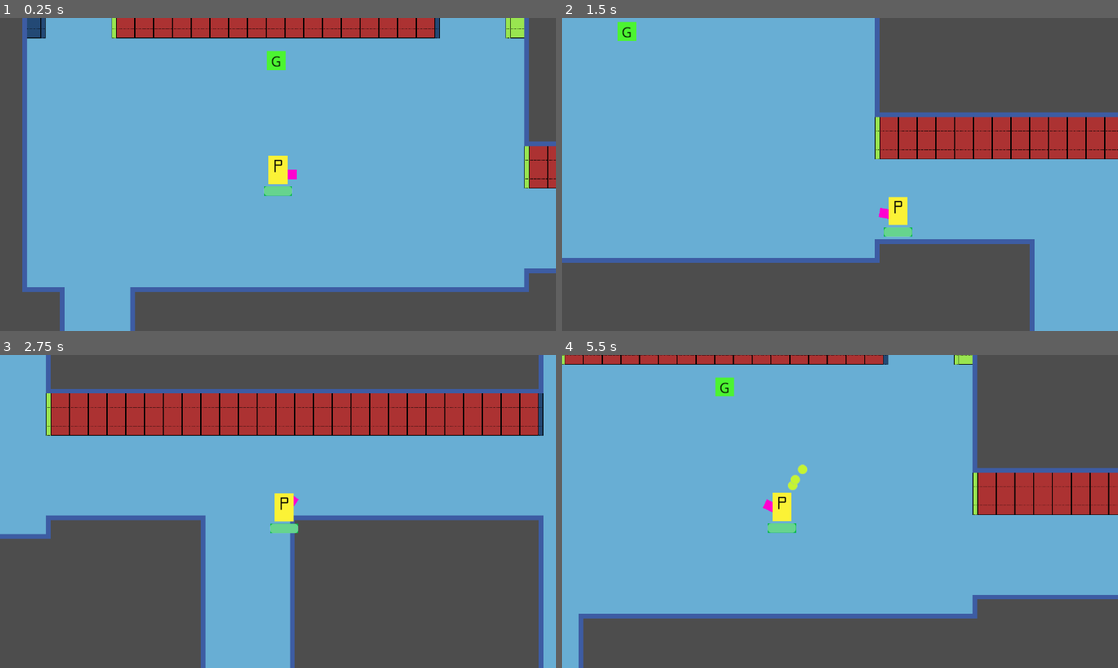
Above: before the commit, frames 1-4 (two rows, left to right).
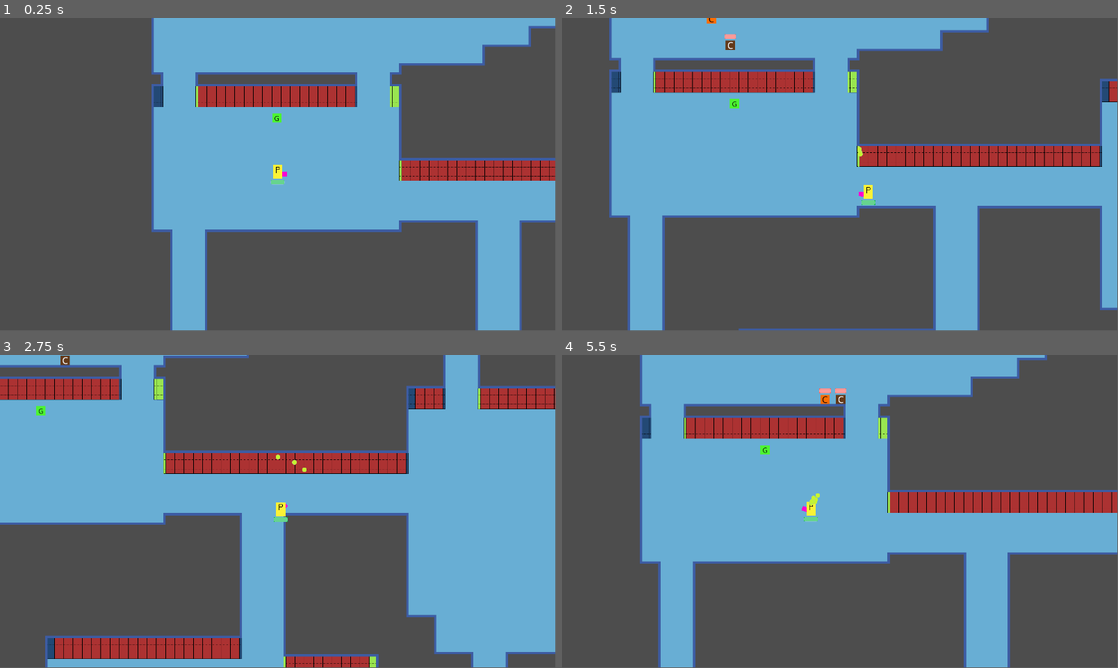
Above: after the commit, the same moments.

Repository: amenrio/techo-de-cristal
Game: Godot game, scene res://02_scenes/03_levels/level_alpha.tscn
Same seed, same stepped clock (60 frames per second), same inputs: the game is played once before the commit and once after it.
Inputs (mouse positions are in pixels of both pictures, inside the frame that each line leads up to):
- Up to frame 1 (0.25 s): no input
- Up to frame 2 (1.5 s): tap Enter at 0.5 s; move the mouse to (962, 158) at 0.52 s; hold D (move_right) 0.53-1.28 s; hold Space (fire) 0.53-1.28 s; move the mouse to (728, 190) at 1.27 s; hold S (move_down) from 1.28 s (still down); tap Shift (dash) at 1.35 s
- Up to frame 3 (2.75 s): tap Space (fire) at 1.55 s; move the mouse to (333, 442) at 2.02 s; release S (move_down) at 2.03 s; hold D (move_right) from 2.03 s (still down); hold Space (fire) from 2.03 s (still down)
- Up to frame 4 (5.5 s): move the mouse to (812, 574) at 2.77 s; release D (move_right) at 2.78 s; release Space (fire) at 2.78 s; hold W (move_up) 2.78-3.53 s; tap E (interact) at 2.85 s; tap Space (fire) at 3.05, 5.3 s; move the mouse to (1006, 558) at 3.52 s; hold A (move_left) 3.53-4.25 s; hold Space (fire) 3.53-4.25 s; tap P (pause, bound only after the commit) at 4.15 s; click (823, 508) at 4.25 s, where only the run after the commit has a clickable "Resume"; move the mouse to (673, 464) at 5.02 s; hold A (move_left) from 5.03 s (still down); tap Shift (dash) at 5.1 s
In our replay, the window is 800x450 before the commit and 799x449 after it. These sizes can differ from the game's own. Grey fills any space a smaller window leaves; there, only what the larger window draws over its background counts as a difference.

The runs differ from the first frame. In frame 1, 55% of the frame differs, in the area x 4-100%, y 0-100%; in frame 2, 40%; in frame 3, 43%; in frame 4, 44%.

Commit message:
Placeholder pause menu, death singal and spawner changes, weapon shot delay

Diff:
--- a/02_scenes/01_characters/enemy01.gd
+++ b/02_scenes/01_characters/enemy01.gd
@@ -15,6 +15,10 @@
 func _ready():
 	var actual_texture = sprite_string % _name
 	$sprite.texture = load(actual_texture)
+	health_component.connect('death',death)
+
+func death(_args):
+	queue_free()
 
 func _physics_process(_delta):
 	pass
@@ -23,7 +27,7 @@
 #	move_and_slide()
 
 func _on_hitbox_component_area_entered( area):
-	if area.has_method("damage"):
+	if area.has_method("damage") and is_instance_valid(area):
 		area.damage(damage)
 		following_player = false
 		velocity = Vector2.ZERO
--- a/02_scenes/01_characters/girlfriend.gd
+++ b/02_scenes/01_characters/girlfriend.gd
@@ -14,6 +14,7 @@
 	recipes_dict = JSON.parse_string(recipes_text)
 	total_recipes = len(recipes_dict.keys())# Replace with function body.
 #	print(total_recipes)
+
 func get_random_recipe():
 	var _recipe_index = randi_range(0,total_recipes-1)
 	var _recipe_key = recipes_dict.keys()[_recipe_index]
@@ -22,7 +23,7 @@
 # FUNCION DECIR AL JUGADOR QUE COMANDAS HACE
 
 func set_level_comandas():
-	var _recipes_todo:Array
+	var _recipes_todo:Array = []
 	var _recipe = get_random_recipe()
 	return _recipe
 #	print(_recipe)
@@ -31,10 +32,10 @@
 
 # DAR NUEVAS COMANDAS
 func _ready():
-	var recipes_databse = _get_recipes()
+	var _recipes_databse = _get_recipes()
 	for idx in range(3):
 		comandas_nivel.append(set_level_comandas())
 
 # Called every frame. 'delta' is the elapsed time since the previous frame.
-func _process(delta):
+func _process(_delta):
 	pass
--- a/02_scenes/01_characters/player.gd
+++ b/02_scenes/01_characters/player.gd
@@ -26,6 +26,12 @@
 	"modifiers":{},
 	"weapons":{}
 	}
+
+func _ready():
+	health_component.connect('death',player_death)
+
+func player_death(_args):
+	get_tree().paused = true
 
 func talk_to_girlfriend():
 	if Input.is_action_just_pressed("interact") and chismecito:
--- a/02_scenes/02_objects/spawner.gd
+++ b/02_scenes/02_objects/spawner.gd
@@ -5,7 +5,9 @@
 @export var spawn_timer: float = 4.0
 @onready var current_level = get_tree().current_scene
 @onready var player = get_parent().get_node("player")
-@onready var spawn_area = $area
+@onready var spawn_min = $area.global_position
+@onready var spawn_max = $area.global_position + $area.size
+
 # Called when the node enters the scene tree for the first time.
 func _ready():
 	pass
@@ -13,12 +15,7 @@
 func _on_spawn_timer_timeout():
 	var new_enemy = enemies.instantiate()
 	new_enemy._name = enemy_names[randi_range(0,2)]
-	var spawn_position = Vector2.ZERO
-	var valid_pos = false
-	spawn_position = $weight.global_position + Vector2(100,0).rotated(randf_range(0, 2*PI))
-#	print(valid_pos)
-#	while not valid_pos:
-##		if spawn_position
+	var spawn_position = Vector2(randf_range(spawn_min.x,spawn_max.x),randf_range(spawn_min.y,spawn_max.y))
 	new_enemy.position = spawn_position
 	current_level.add_child(new_enemy)
 	new_enemy.get_node('HealthComponent').connect('death',current_level.pickup_system) # Replace with function body.
--- a/02_scenes/02_objects/weapon.gd
+++ b/02_scenes/02_objects/weapon.gd
@@ -8,6 +8,7 @@
 
 @onready var level = get_tree().current_scene
 @onready var bulletSpawn = $bullet_spawn_point
+@onready var shot_delay = $show_delay
 
 var positions = {
 			1:[Vector2(0,0)],
@@ -20,7 +21,7 @@
 			3:[Vector2(-12,0),Vector2(0,0),Vector2(12,0)]
 			}
 signal fire
-
+var can_shoot = false
 # Called when the node enters the scene tree for the first time.
 func _ready():
 	$sprite.texture = weapon_sprite # Replace with function body.
@@ -31,11 +32,17 @@
 	new_bullet.piercing = bullet_piercing
 	new_bullet.position = bulletSpawn.global_position + positions[bullet_number][bullet_idx]
 	new_bullet.velocity = (bulletSpawn.global_position - global_position) + new_angle
+	can_shoot=false
 	return new_bullet
 
 func _process(_delta):
-	if Input.is_action_just_pressed('fire'):
+	if Input.is_action_pressed('fire') and can_shoot:
 		# Creación de la instancia de la bala
 		for bullet_idx in bullet_number:
 			var bulletInstance = _create_bullet(bullet_idx)
 			level.add_child(bulletInstance)
+
+
+
+func _on_show_delay_timeout():
+	can_shoot=true
--- a/02_scenes/02_objects/weapon.tscn
+++ b/02_scenes/02_objects/weapon.tscn
@@ -10,3 +10,9 @@
 
 [node name="bullet_spawn_point" type="Marker2D" parent="."]
 position = Vector2(32, 0)
+
+[node name="show_delay" type="Timer" parent="."]
+wait_time = 0.4
+autostart = true
+
+[connection signal="timeout" from="show_delay" to="." method="_on_show_delay_timeout"]
--- a/02_scenes/03_levels/level_alpha.gd
+++ b/02_scenes/03_levels/level_alpha.gd
@@ -3,7 +3,3 @@
 # Called when the node enters the scene tree for the first time.
 func _ready():
 	pass # Replace with function body.
-
-# Called every frame. 'delta' is the elapsed time since the previous frame.
-func _process(_delta):
-	pass # Replace with function body.
--- a/02_scenes/03_levels/level_alpha.tscn
+++ b/02_scenes/03_levels/level_alpha.tscn
@@ -28,6 +28,12 @@
 collision_mask = 62
 drag = 0.1
 
+[node name="Camera2D" parent="player" index="5"]
+zoom = Vector2(1, 1)
+
+[node name="PauseMenu" parent="player/Camera2D" index="0"]
+visible = false
+
 [node name="player_start" parent="." index="2"]
 position = Vector2(980, 760)
 
--- a/02_scenes/03_levels/level_template.gd
+++ b/02_scenes/03_levels/level_template.gd
@@ -3,13 +3,28 @@
 # Called when the node enters the scene tree for the first time.
 var special_drops = ['2shot','3shot','health']
 @export var time_limit: float = 10
-
+@onready var pause_menu = $player/Camera2D/PauseMenu
+var paused = false
 #@onready var timer_label = $player/Camera2D/Label
 # Called every frame. 'delta' is the elapsed time since the previous frame.
 func _ready():
 	var player = $player
 	var player_start = $player_start
 	player.position = player_start.position
+
+func _process(_delta):
+	if Input.is_action_just_pressed('pause'):
+		pauseMenu()
+
+func pauseMenu():
+	if paused:
+		pause_menu.hide()
+		Engine.time_scale = 1
+	else:
+		pause_menu.show()
+		Engine.time_scale = 0
+
+	paused = !paused
 
 func pickup_system(enemy):
 	var new_position = enemy.position
--- a/02_scenes/03_levels/level_template.tscn
+++ b/02_scenes/03_levels/level_template.tscn
@@ -1,13 +1,16 @@
-[gd_scene load_steps=4 format=3 uid="uid://dderw5xslumkm"]
+[gd_scene load_steps=5 format=3 uid="uid://dderw5xslumkm"]
 
 [ext_resource type="PackedScene" uid="uid://csgvbo4n46gvx" path="res://02_scenes/01_characters/player.tscn" id="1_e7f8m"]
 [ext_resource type="Script" path="res://02_scenes/03_levels/level_template.gd" id="1_pt6n6"]
 [ext_resource type="PackedScene" uid="uid://do7t4aw2geyt5" path="res://02_scenes/02_objects/spawner.tscn" id="2_wjpsb"]
+[ext_resource type="PackedScene" uid="uid://ok5m2y52avmy" path="res://02_scenes/04_screens/pause_menu.tscn" id="4_gx3hq"]
 
 [node name="levelTemplate" type="Node2D"]
 script = ExtResource("1_pt6n6")
 
 [node name="player" parent="." instance=ExtResource("1_e7f8m")]
+
+[node name="PauseMenu" parent="player/Camera2D" index="0" instance=ExtResource("4_gx3hq")]
 
 [node name="player_start" type="Marker2D" parent="."]
 
--- /dev/null
+++ b/02_scenes/04_screens/pause_menu.gd
@@ -0,0 +1,17 @@
+extends Control
+@onready var current_level = get_tree().current_scene
+
+# Called when the node enters the scene tree for the first time.
+func _ready():
+	pass # Replace with function body.
+
+# Called every frame. 'delta' is the elapsed time since the previous frame.
+func _process(delta):
+	pass
+
+func _on_resume_button_pressed():
+	current_level.pauseMenu() # Replace with function body.
+
+
+func _on_exit_button_pressed():
+	get_tree().quit() # Replace with function body.
--- /dev/null
+++ b/02_scenes/04_screens/pause_menu.tscn
@@ -0,0 +1,38 @@
+[gd_scene load_steps=2 format=3 uid="uid://ok5m2y52avmy"]
+
+[ext_resource type="Script" path="res://02_scenes/04_screens/pause_menu.gd" id="1_t21k2"]
+
+[node name="PauseMenu" type="Control"]
+layout_mode = 3
+anchors_preset = 15
+anchor_right = 1.0
+anchor_bottom = 1.0
+grow_horizontal = 2
+grow_vertical = 2
+script = ExtResource("1_t21k2")
+
+[node name="MarginContainer" type="MarginContainer" parent="."]
+layout_mode = 0
+offset_left = -35.0
+offset_top = -48.0
+offset_right = 35.0
+offset_bottom = 48.0
+
+[node name="VBoxContainer" type="VBoxContainer" parent="MarginContainer"]
+layout_mode = 2
+
+[node name="title_label" type="Label" parent="MarginContainer/VBoxContainer"]
+layout_mode = 2
+text = "PAUSE"
+horizontal_alignment = 1
+
+[node name="resume_button" type="Button" parent="MarginContainer/VBoxContainer"]
+layout_mode = 2
+text = "Resume"
+
+[node name="exit_button" type="Button" parent="MarginContainer/VBoxContainer"]
+layout_mode = 2
+text = "Exit"
+
+[connection signal="pressed" from="MarginContainer/VBoxContainer/resume_button" to="." method="_on_resume_button_pressed"]
+[connection signal="pressed" from="MarginContainer/VBoxContainer/exit_button" to="." method="_on_exit_button_pressed"]
--- a/02_scenes/05_components/followplayer_behaviour.gd
+++ b/02_scenes/05_components/followplayer_behaviour.gd
@@ -7,7 +7,8 @@
 
 func _physics_process(_delta):
 	if following_player == true:
-		parent.velocity = parent.position.direction_to(player_instance.position) * max_speed
+		if is_instance_valid(player_instance):
+			parent.velocity = parent.position.direction_to(player_instance.position) * max_speed
 	parent.move_and_slide()
 
 
--- a/02_scenes/05_components/health_component.gd
+++ b/02_scenes/05_components/health_component.gd
@@ -4,6 +4,7 @@
 @export var MAX_HEALTH := 10.0
 @onready var health_bar = $health_bar
 @onready var parent = get_parent()
+
 signal death
 
 var health: float
@@ -18,4 +19,4 @@
 	health_bar.value = health
 	if health <= 0:
 		emit_signal('death',parent)
-		get_parent().queue_free()
+		parent.queue_free()
--- a/project.godot
+++ b/project.godot
@@ -17,9 +17,12 @@
 
 [display]
 
-window/size/viewport_width=1280
-window/size/viewport_height=720
-window/stretch/aspect="ignore"
+window/size/viewport_width=640
+window/size/viewport_height=480
+window/size/resizable=false
+window/size/borderless=true
+window/size/window_width_override=1920
+window/size/window_height_override=1080
 mouse_cursor/size/viewport_height=1080
 mouse_cursor/size/viewport_width=1920
 mouse_cursor/stretch/aspect="keep"
@@ -77,6 +80,11 @@
 "events": [Object(InputEventKey,"resource_local_to_scene":false,"resource_name":"","device":-1,"window_id":0,"alt_press …(182 unchanged characters)…
 ]
 }
+pause={
+"deadzone": 0.5,
+"events": [Object(InputEventKey,"resource_local_to_scene":false,"resource_name":"","device":-1,"window_id":0,"alt_pressed":false,"shift_pressed":false,"ctrl_pressed":false,"meta_pressed":false,"pressed":false,"keycode":0,"physical_keycode":80,"key_label":0,"unicode":112,"echo":false,"script":null)
+]
+}
 
 [layer_names]
 
